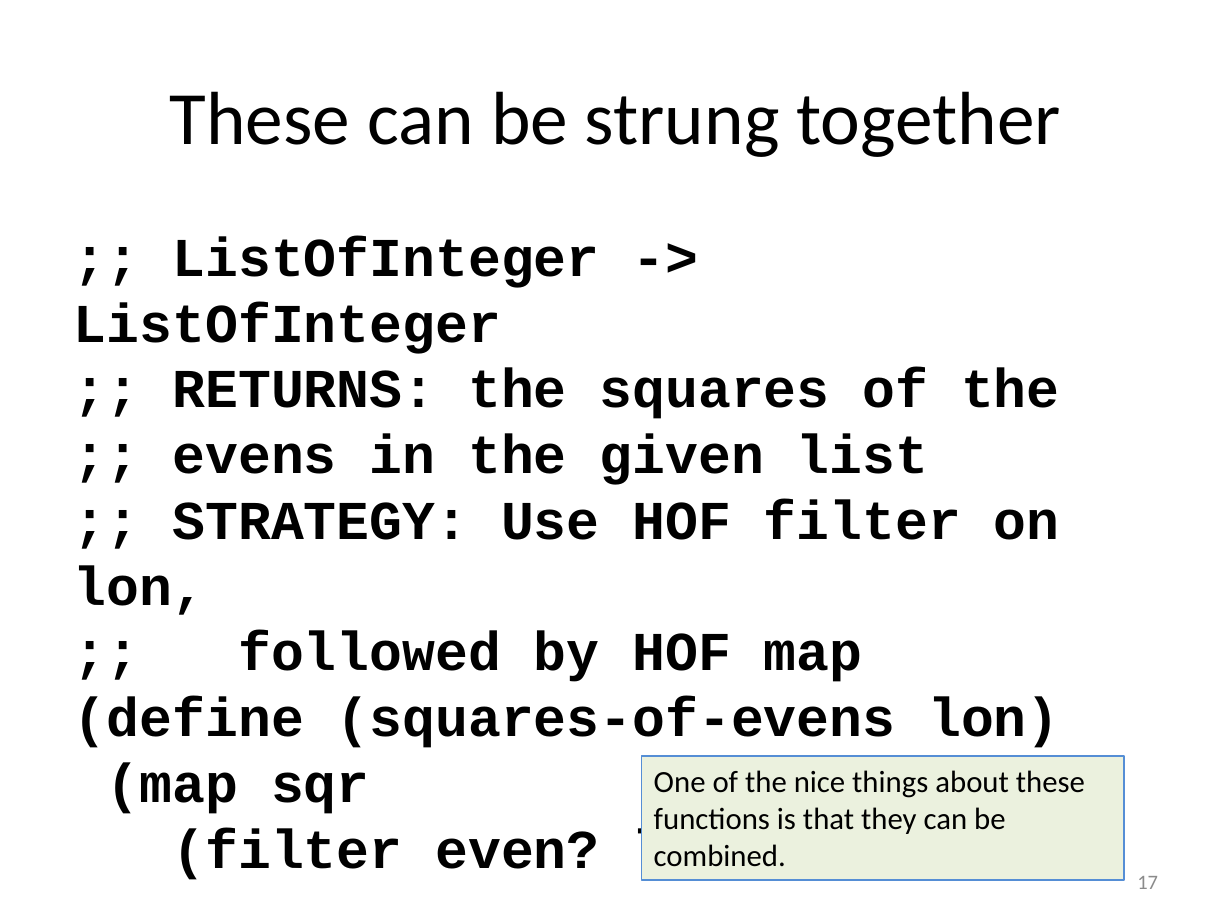
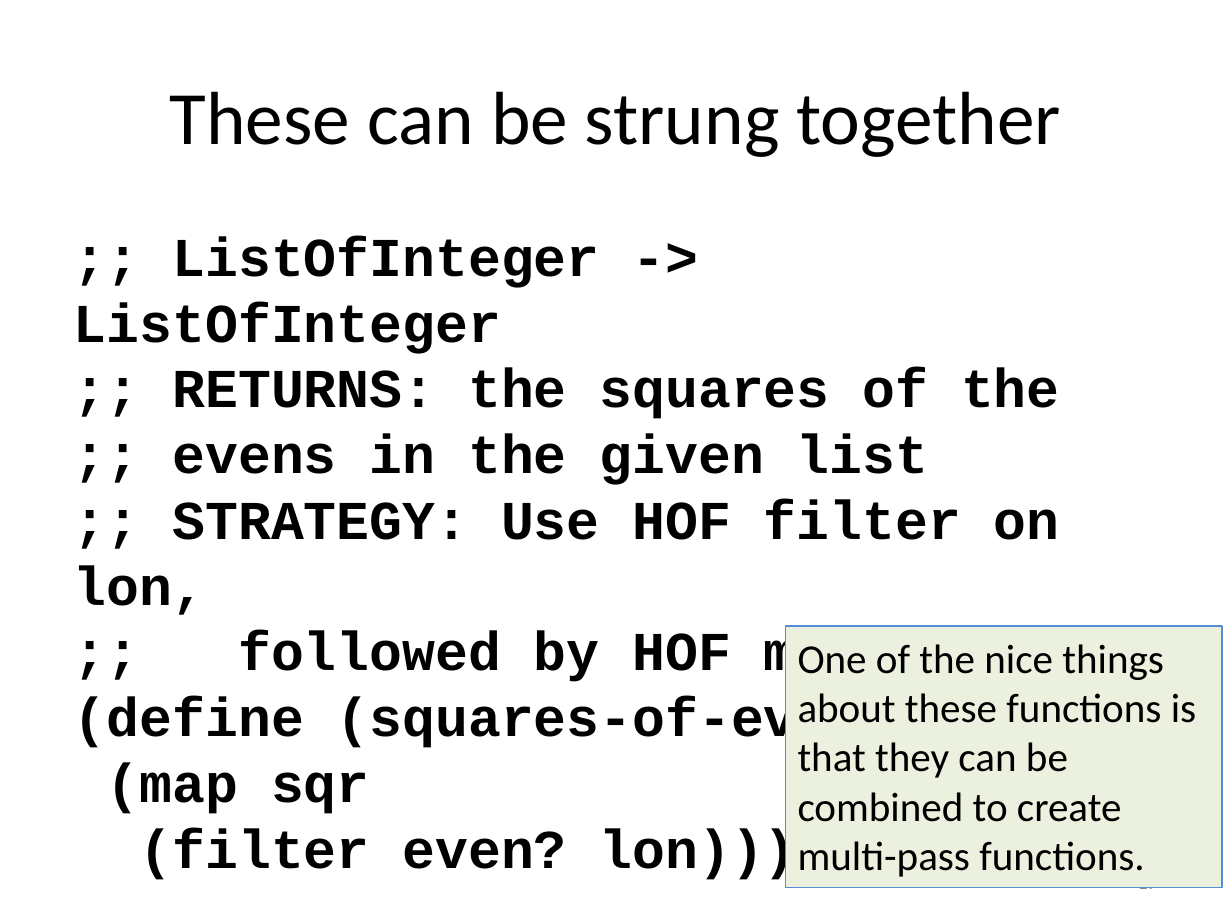
Before and after one commit to mwand/cs5010f16, a slide deck: slide 17 of Slides/Lesson 5.3 ormap, andmap, and filter.pptx. Drawn at 1232x924 pixels with LibreOffice and Linux fonts; fonts in the diff are those of the drawing. Boxes give left, top, right and bottom in pixels: in the first picture for what was removed or moved away, otherwise in the second. Text is boxed around its words. In the diff, an @@ line names an element or a change of style, - is before the commit and + after.

```diff
--- a/Slides/Lesson 5.3 ormap, andmap, and filter.pptx
+++ b/Slides/Lesson 5.3 ormap, andmap, and filter.pptx
@@ rectangle "One of the nice things ...": place and size @@
-rectangle "One of the nice things ..." at [642, 756, 1125, 881]
+rectangle "One of the nice things ..." at [786, 626, 1222, 887]
@@ text in rectangle at [798, 644, 1196, 877]: text changed; size 18 to 24 pt @@
-One of the nice things about these functions is that they can be combined.
+One of the nice things about these functions is that they can be combined to create multi-pass functions.
```
Also in this commit, not shown: 1 other slide changed, 1 slide added, 12 other files.
